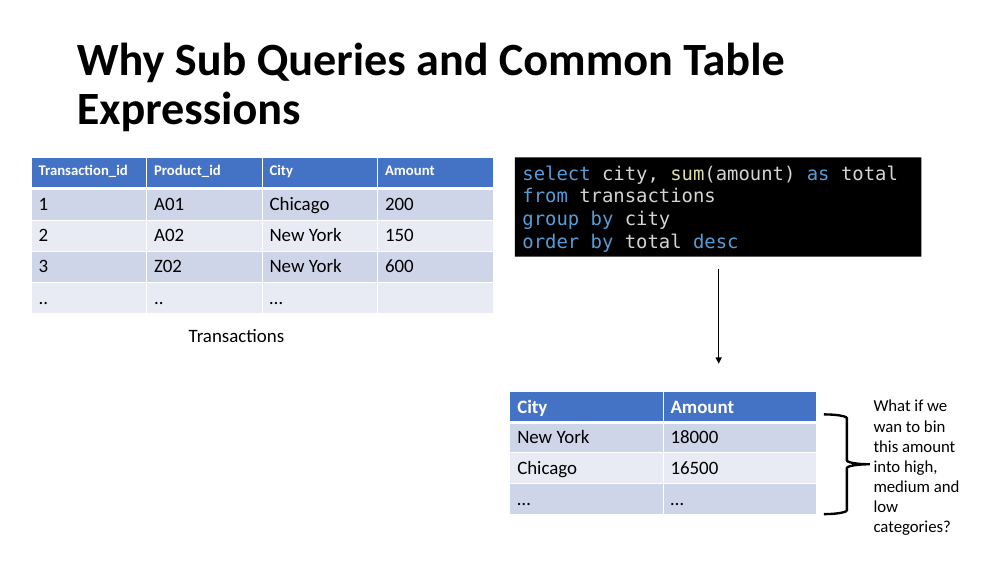
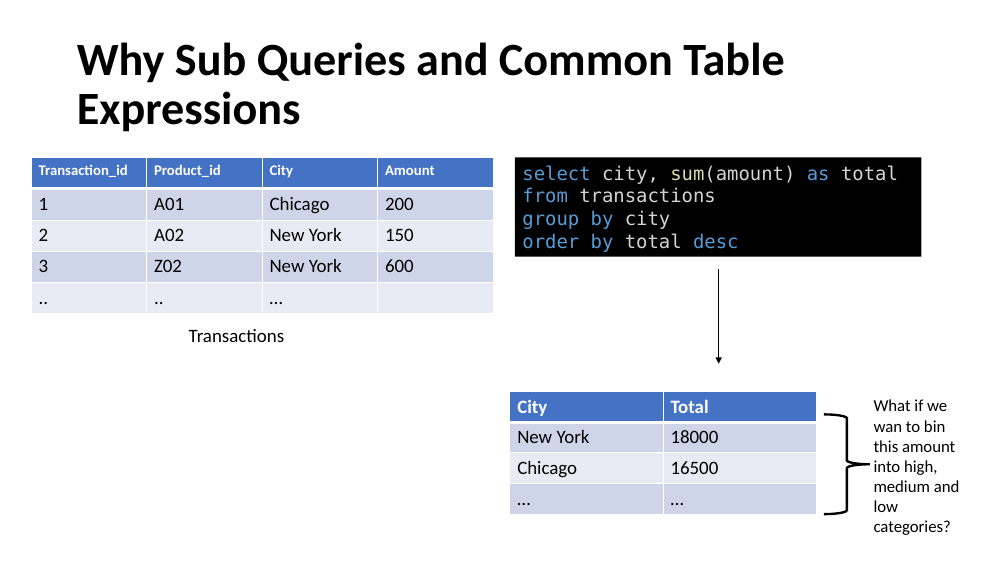
Before and after one commit to Gunnvant/sql_for_datascience, a slide deck: slide 4 of decks/Module5/Eplainer Video 4.pptx (slide 5 before the commit). Drawn at 1008x567 pixels with LibreOffice and Linux fonts; fonts in the diff are those of the drawing. Boxes give left, top, right and bottom in pixels: in the first picture for what was removed or moved away, otherwise in the second. Text is boxed around its words. In the diff, an @@ line names an element or a change of style, - is before the commit and + after.

```diff
--- a/decks/Module5/Eplainer Video 4.pptx
+++ b/decks/Module5/Eplainer Video 4.pptx
@@ table at (510,392,817,514) @@
-row 1, column 2: Amount
+row 1, column 2: Total
```
Also in this commit, not shown: 2 slides removed, 10 other files.
